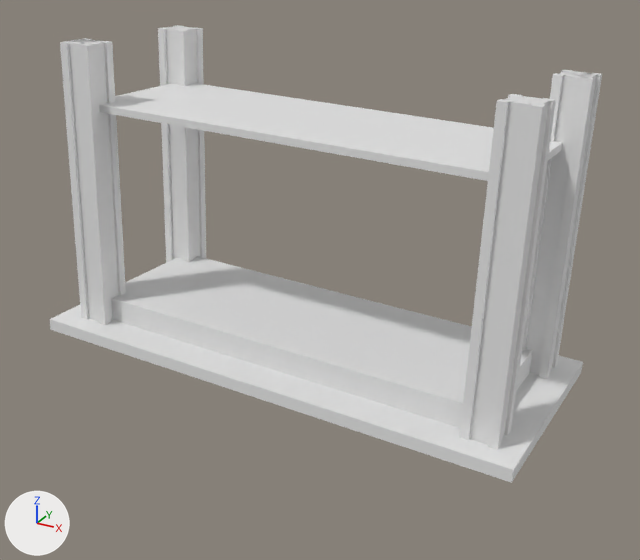
Renders of the OBJ model resources/models/Normalized/RectangleTable/m902.obj from each side of a commit.
The view is the same before and after, from a camera (50 mm lens) standing at (0.783, -1.39, 0.642) and looking at (0.023, -0.008, -0.049). Every picture has the same lights, and +X, +Y and +Z are marked at lower left. Where no turn or scale is listed for an object, it has been applied to the vertices.

Before the edit, the objects in view are built like this:
```python
me_m902 = bpy.data.meshes.new('m902')
me_m902.from_pydata(...)  # 5488 vertices, 10950 faces; spans x -0.503..0.497, y -0.229..0.218, z -0.24..0.387
ob_m902 = bpy.data.objects.new('m902', me_m902)
ob_m902.location = (0.0, 0.0, 0.0)
```
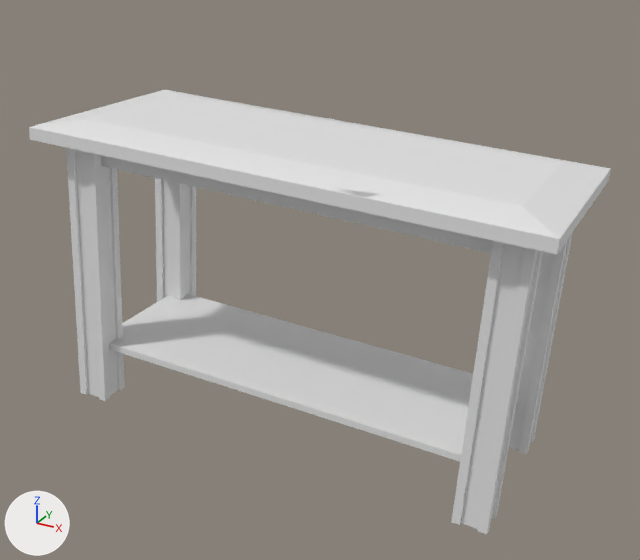
Scene script edits in JSON lines:
```json
{"block": "me_m902", "where": "# used by ob_m902; location = (0.0, 0.0, 0.0)"}
{"op": "remove", "block": "me_m902", "code": "me_m902.from_pydata(...)  # 5488 vertices, 10950 faces; spans x -0.503..0.497, y -0.229..0.218, z -0.24..0.387"}
{"op": "add", "block": "me_m902", "code": "me_m902.from_pydata(...)  # 4984 vertices, 9942 faces; spans x -0.488..0.512, y -0.231..0.238, z -0.395..0.25"}
{"block": "me_m902", "change": "me_m902 part 1: the loose piece of 17 vertices spanning x -0.417..0.43, y -0.145..0.163, z 0.232..0.273 is multiplied about the mesh origin by the matrix ((0.985, 0.028, -0.077), (0.028, -0.988, 0.007), (-0.076, -0.009, -0.985))"}
{"block": "me_m902", "change": "me_m902 part 2: the loose piece of 2562 vertices spanning x 0.385..0.464, y -0.186..-0.101, z -0.194..0.368 is multiplied about the mesh origin by the matrix ((0.985, 0.028, -0.077), (0.028, -0.988, 0.007), (-0.076, -0.009, -0.985))"}
{"block": "me_m902", "change": "me_m902 part 3: the loose piece of 793 vertices spanning x -0.455..-0.375, y -0.173..-0.088, z -0.176..0.387 is rebuilt with 207 vertices and now spans x -0.457..-0.358, y -0.2..-0.119, z -0.343..0.214"}
{"block": "me_m902", "change": "me_m902 part 4: a new loose piece of 1458 vertices spanning x 0.371..0.47, y -0.163..-0.082, z -0.39..0.168"}
{"block": "me_m902", "change": "me_m902 part 5: a new loose piece of 677 vertices spanning x -0.47..-0.371, y 0.077..0.158, z -0.349..0.208"}
{"block": "me_m902", "change": "me_m902 part 6: a new loose piece of 63 vertices spanning x -0.488..0.512, y -0.231..0.238, z 0.112..0.25"}
{"block": "me_m902", "change": "me_m902 part 7: the loose piece of 1514 vertices spanning x 0.389..0.469, y 0.094..0.179, z -0.203..0.36 is deleted"}
{"block": "me_m902", "change": "me_m902 part 8: 602 vertices removed from x -0.503..0.497, y -0.229..0.218, z -0.24..0.378"}
```

Boxes (x1, y1, x2, y2) around the edits, measured in the pictures (640 x 560 px; the box of a moved part takes in the faces that stretch with it):
```json
{"object": "m902", "change": "reshaped", "before": [50, 25, 602, 483], "after": [29, 90, 611, 534]}
{"part": 1, "of": "me_m902", "change": "moved or reshaped", "before": [99, 83, 562, 181], "after": [109, 294, 519, 462]}
{"part": 2, "of": "me_m902", "change": "moved or reshaped", "before": [459, 94, 556, 450], "after": [509, 232, 573, 454]}
{"part": 3, "of": "me_m902", "change": "rebuilt", "before": [60, 38, 126, 325], "after": [66, 148, 125, 401], "on screen": "10% narrower, 12% shorter"}
{"part": 4, "of": "me_m902", "change": "added", "after": [451, 241, 543, 534]}
{"part": 5, "of": "me_m902", "change": "added", "after": [155, 178, 196, 302]}
{"part": 6, "of": "me_m902", "change": "added", "after": [29, 90, 611, 254]}
{"part": 7, "of": "me_m902", "change": "deleted", "before": [522, 70, 602, 379]}
{"part": 8, "of": "me_m902", "change": "deleted", "before": [50, 25, 583, 483]}
```
